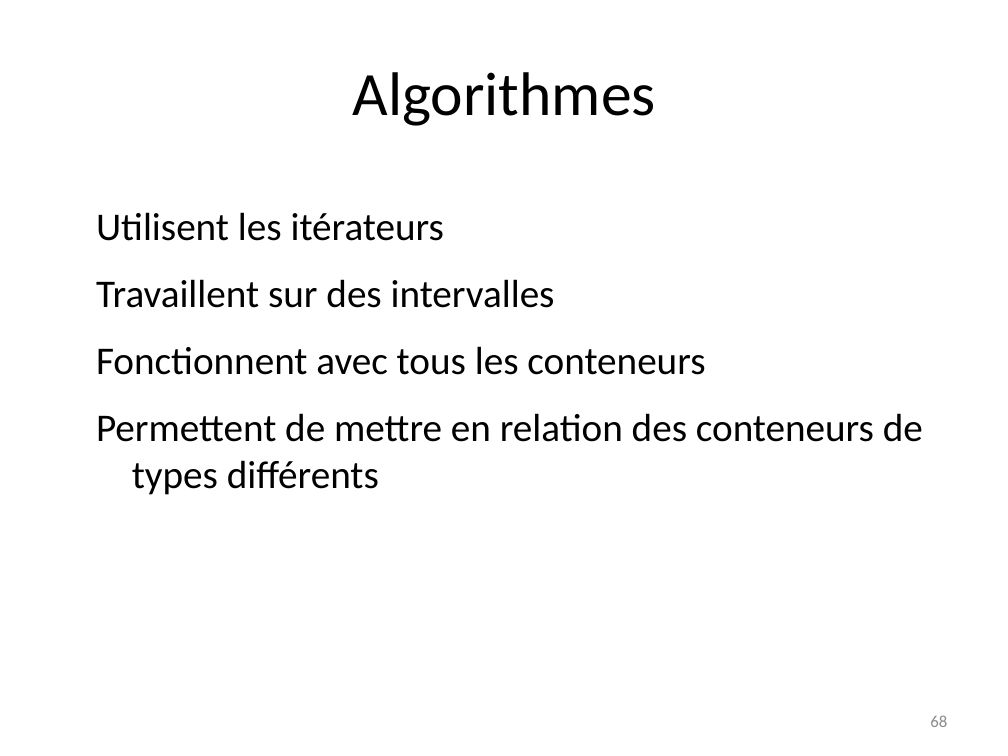
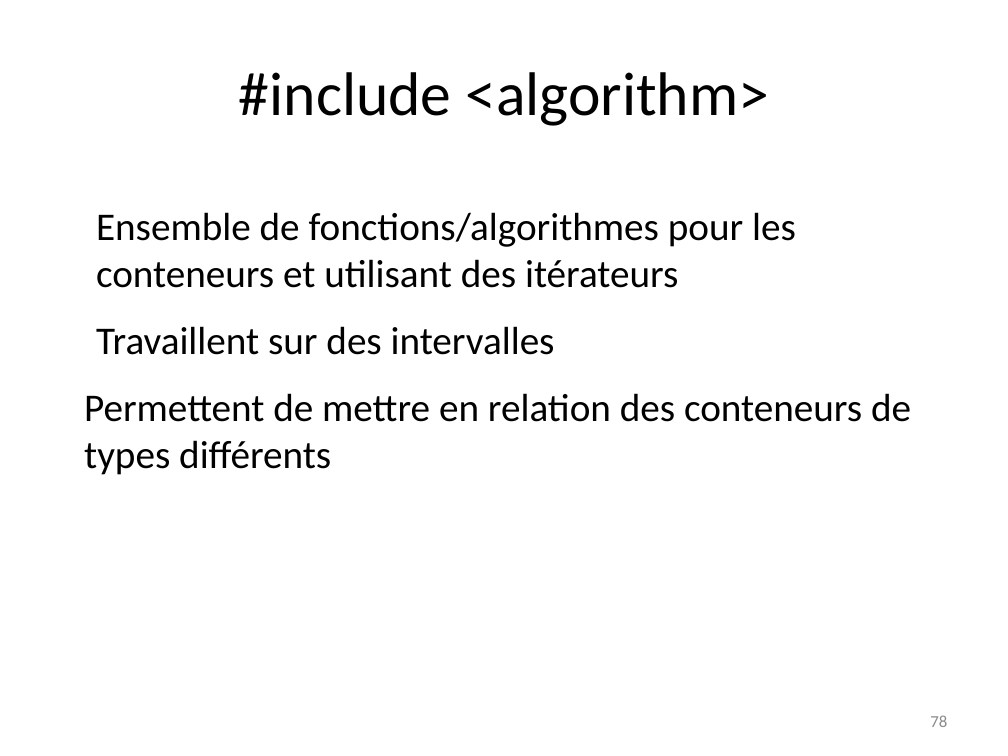
Before and after one commit to manu5801/cours-cplusplus, a slide deck: slide 78 of stl/F_C++_STL.pptx (slide 68 before the commit). Drawn at 1008x756 pixels with LibreOffice and Linux fonts; fonts in the diff are those of the drawing. Boxes give left, top, right and bottom in pixels: in the first picture for what was removed or moved away, otherwise in the second. Text is boxed around its words. In the diff, an @@ line names an element or a change of style, - is before the commit and + after.

```diff
--- a/stl/F_C++_STL.pptx
+++ b/stl/F_C++_STL.pptx
@@ title at (239, 72, 769, 126): text changed @@
-Algorithmes
+#include <algorithm>
@@ text at (96, 212, 796, 288): text changed @@
-Utilisent les itérateurs
+Ensemble de fonctions/algorithmes pour les conteneurs et utilisant des itérateurs
@@ text at (84, 393, 911, 475): text changed @@
-Fonctionnent avec tous les conteneurs
-Permettent de mettre en relation des conteneurs de types différents
+Permettent de mettre en relation des conteneurs de
+types différents
@@ page number at (930, 715, 947, 727): text changed @@
-68
+78
```
Also in this commit, not shown: 19 other slides changed, 5 slides added, 3 slides removed, 27 other files.
